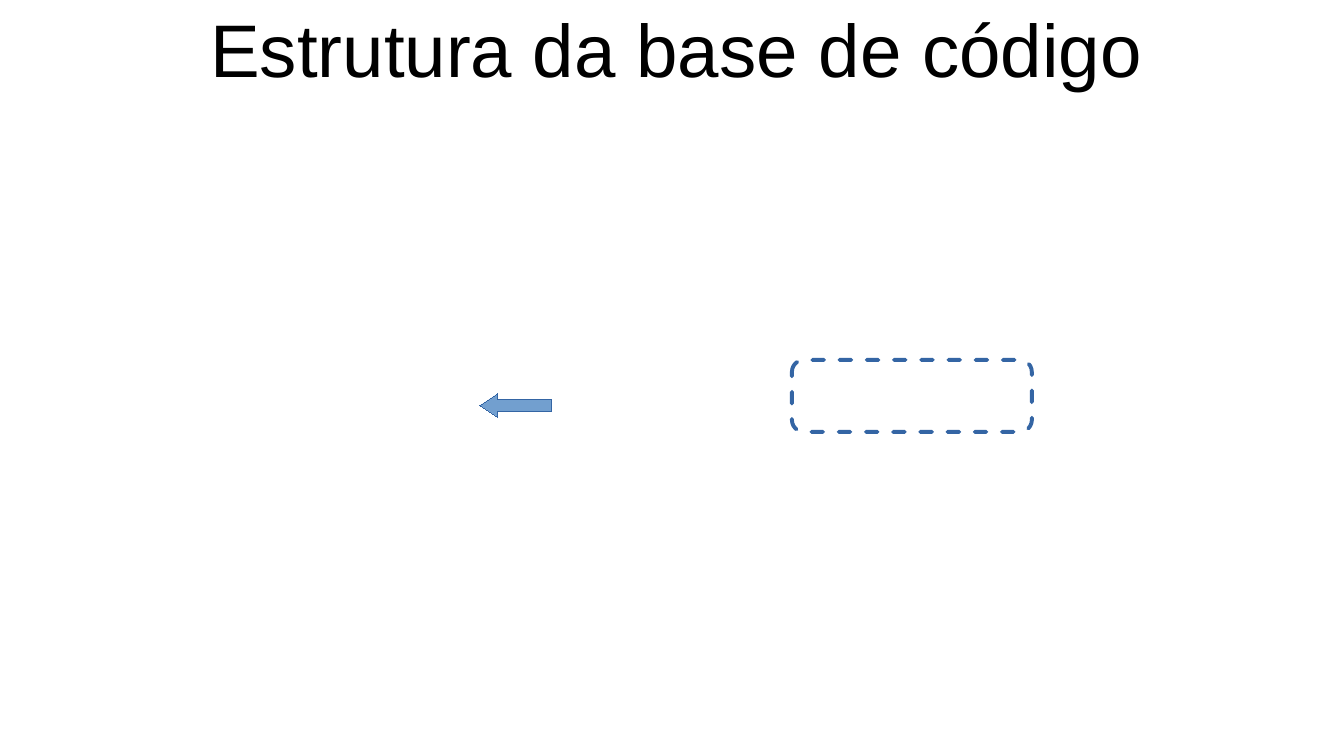
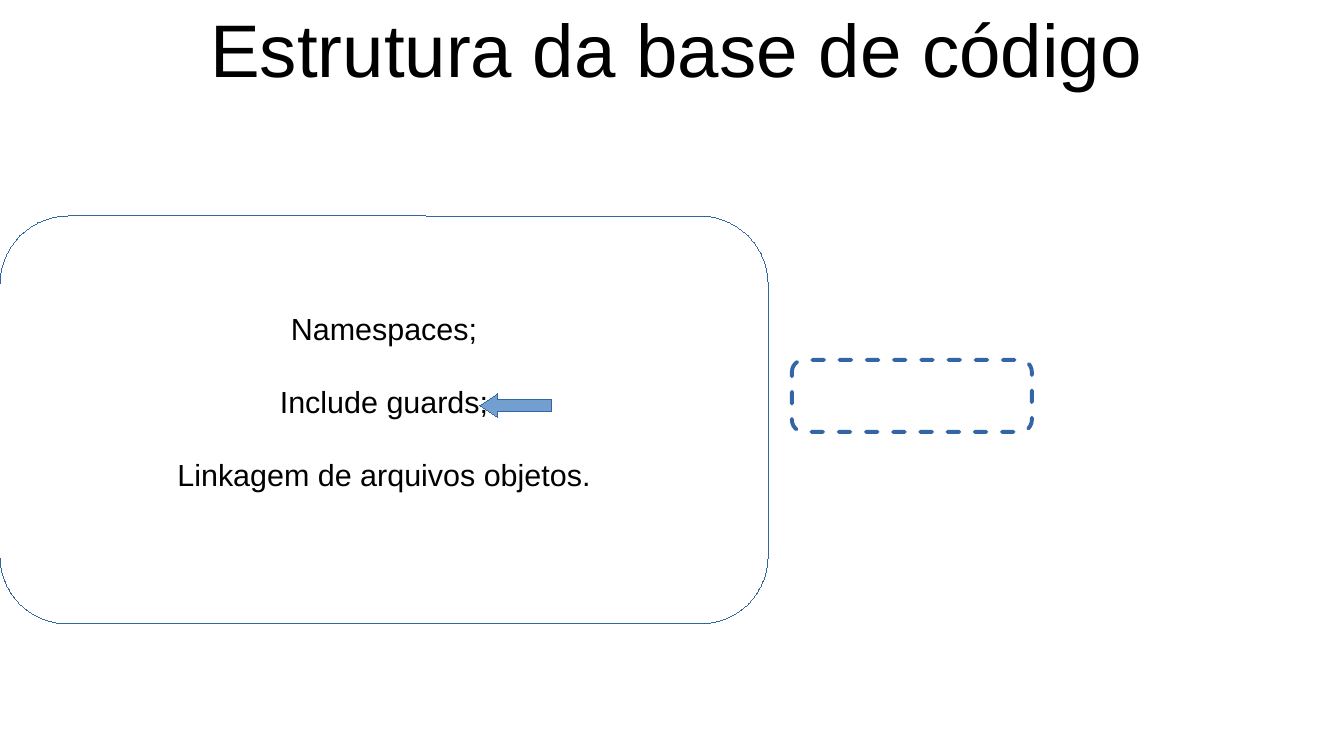
Before and after one commit to FerrazArthur/cpp-concepts-exposure, a slide deck: slide 40 of Apresentacao.odp. Drawn at 1344x756 pixels with LibreOffice and Linux fonts; fonts in the diff are those of the drawing; background and template pictures are left out. Boxes give left, top, right and bottom in pixels: in the first picture for what was removed or moved away, otherwise in the second. Text is boxed around its words. In the diff, an @@ line names an element or a change of style, - is before the commit and + after.

Commit message:
[feat] introduz código slicing

```diff
--- a/Apresentacao.odp
+++ b/Apresentacao.odp
@@ rounded rectangle added at [0,216,768,624], fill #FFFFFF, outline #3465A4 0 pt, 18 pt, text #000000 @@
+Namespaces;
+Include guards;
+Linkagem de arquivos objetos.
```
Also in this commit, not shown: 7 other slides changed, 8 slides added, 5 other files.
